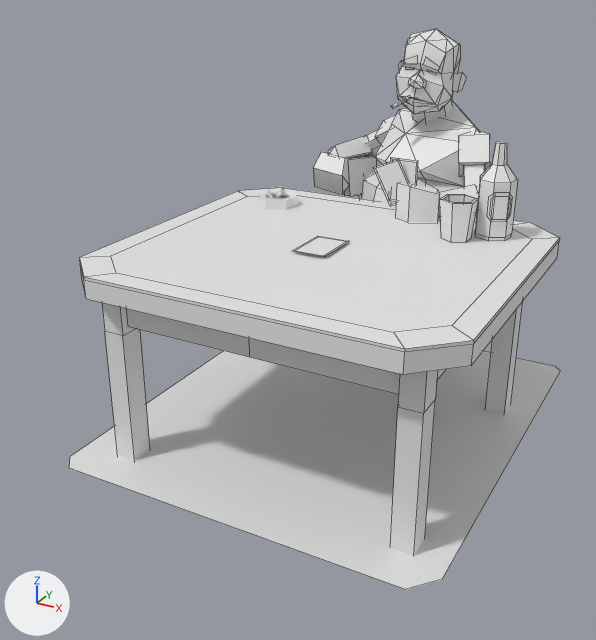
Renders of the FBX model Assets/Art/FBX/Gameplay_Assets.fbx from each side of a commit.
Both versions are drawn from a 50 mm lens placed at (7.54, -19.92, 10.04), pointed at (-0.72, -4.91, 2.54). The lights are fixed; the arrows at lower left show +X, +Y and +Z. The picture after the commit comes second. Mesh edges are drawn as thin lines on the coarser meshes. Where no turn or scale is listed for an object, it has been applied to the vertices.

In view in the first picture: 'Mesh_Beer01', 'Mesh_Card01.001', 'Mesh_Character01', 'Mesh_GameplayChair01', 'Mesh_GameplayGroundShadow', 'Mesh_GameplayTable01', 'Mesh_Glass01' and 4 more.
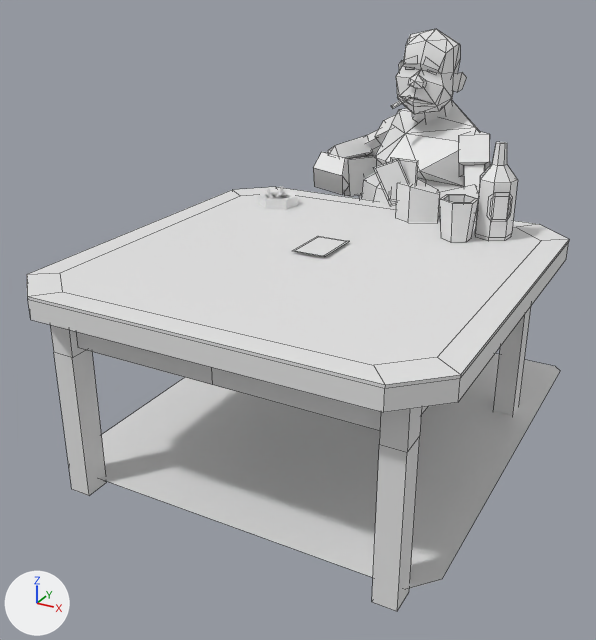
Pixel boxes (x1, y1, x2, y2) of what changed, in the pictures (596 x 640 px; the box of a moved part takes in the faces that stretch with it):
'Mesh_GameplayTable01', reshaped (13% wider, 15% taller): before (80, 188, 560, 555); after (27, 187, 569, 611)
part 1 of me_cube_009, moved or reshaped: before (390, 370, 437, 555); after (372, 407, 422, 611)
part 2 of me_cube_009, moved or reshaped: before (126, 309, 400, 395); after (76, 332, 381, 431)
part 3 of me_cube_009, moved or reshaped: before (102, 303, 150, 461); after (50, 325, 107, 496)
part 4 of me_cube_009, moved or reshaped: before (485, 301, 523, 413); after (493, 307, 531, 415)
part 5 of me_cube_009, moved or reshaped: before (80, 191, 247, 296); after (27, 190, 240, 296)
part 6 of me_cube_009, moved or reshaped: before (240, 188, 279, 196); after (233, 187, 277, 195)
part 7 of me_cube_009, moved or reshaped: before (84, 196, 560, 380); after (27, 194, 569, 415)
part 8 of me_cube_009, moved or reshaped: before (283, 188, 559, 239); after (276, 187, 567, 241)

Patch to the scene script:
```diff
--- a/Assets/Art/FBX/Gameplay_Assets.fbx.py
+++ b/Assets/Art/FBX/Gameplay_Assets.fbx.py
@@ me_cube_009 @@
 # used by ob_mesh_gameplaytable01; location = (0.0, -5.06, 4.2)
-me_cube_009.from_pydata(...)  # 128 vertices, 98 faces; spans x -4.07..4.22, y -3.82..3.82, z -4.39..0.23
+me_cube_009.from_pydata(...)  # 128 vertices, 98 faces; spans x -4.27..4.42, y -5.07..3.82, z -4.39..0.23
+# me_cube_009 part 1: the loose piece of 12 vertices spanning x 3.08..3.55, y -3.21..-2.66, z -4.39..0.01 is moved by (0.2, -1.25, 0.0)
+# me_cube_009 part 2: the loose piece of 12 vertices spanning x -2.93..3.08, y -3.04..-2.84, z -1.07..-0.07 is scaled about its middle by (1.07, 1, 1), then moved by (0.0, -1.25, 0.0)
+# me_cube_009 part 3: the loose piece of 12 vertices spanning x -3.4..-2.93, y -3.21..-2.66, z -4.39..0.01 is moved by (-0.2, -1.25, 0.0)
+# me_cube_009 part 4: the loose piece of 12 vertices spanning x 3.08..3.55, y 2.66..3.21, z -4.39..0.01 is moved by (0.2, 0.0, 0.0)
+# me_cube_009 part 5: 12 of the vertices in x -4.07..-2.83, y -3.82..-2.63, z -1.07..0.23 are moved by (-0.2, -1.25, 0.0)
+# me_cube_009 part 6: 16 of the vertices in x -4.07..-2.83, y 0.0..3.82, z -1.07..0.23 are moved by (-0.2, 0.0, 0.0)
+# me_cube_009 part 7: 12 of the vertices in x 2.98..4.22, y -3.82..-2.63, z -1.07..0.23 are moved by (0.2, -1.25, 0.0)
+# me_cube_009 part 8: 16 of the vertices in x 2.98..4.22, y 0.0..3.82, z -1.07..0.23 are moved by (0.2, 0.0, 0.0)
+# other edits to the shape of me_cube_009 do not show in these pictures
```
